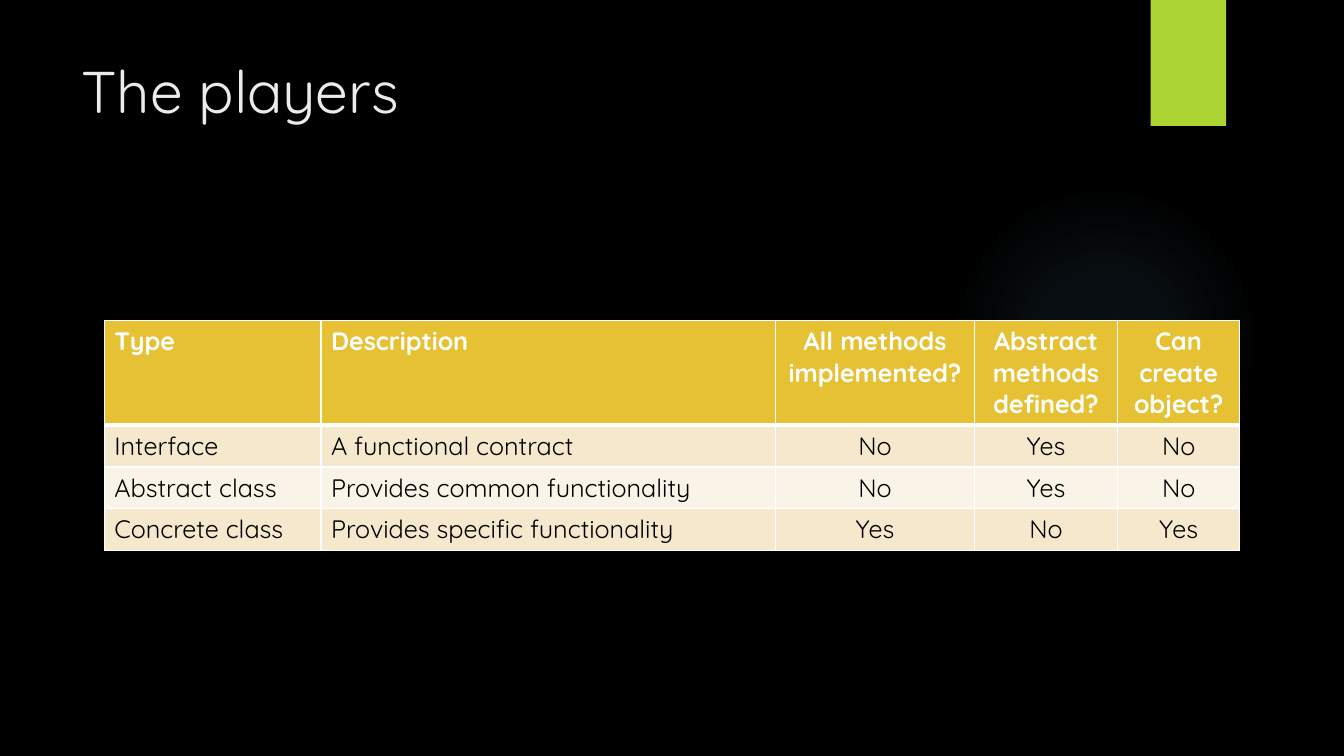
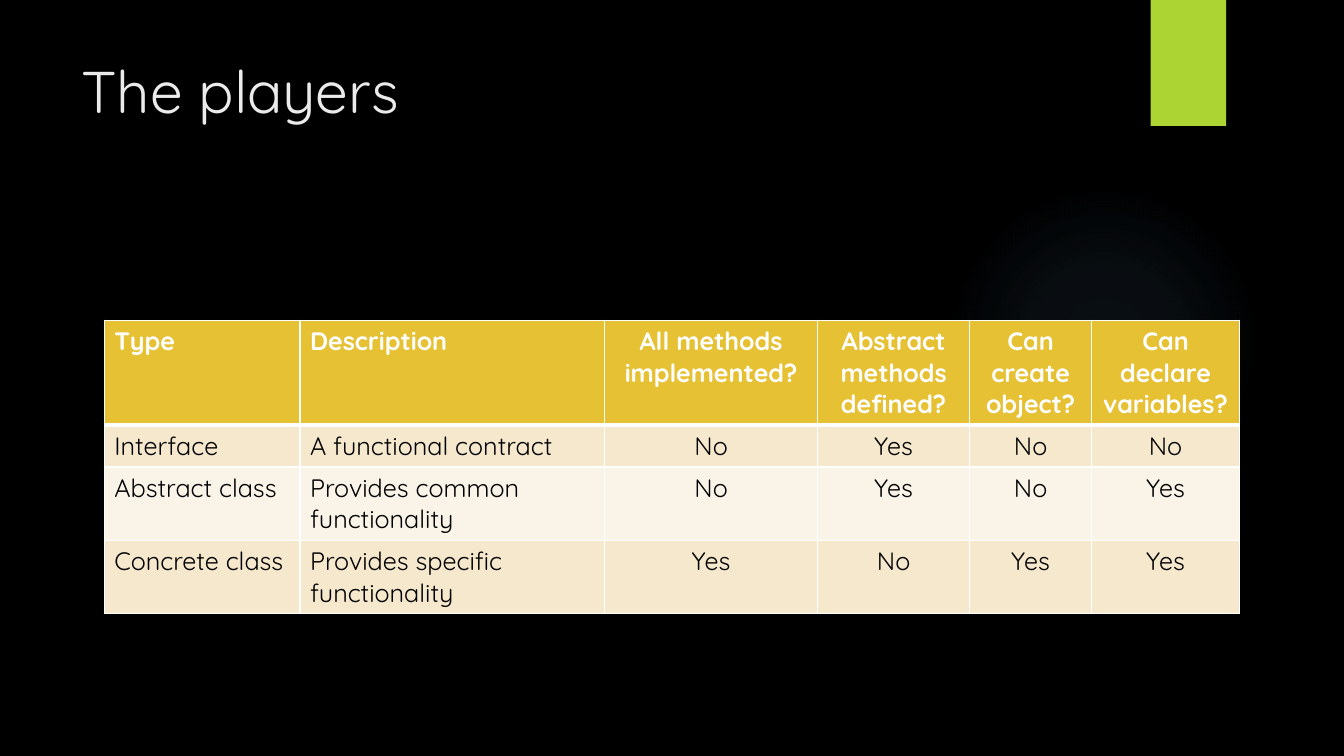
Before and after one commit to DrOldGuy/object-oriented-programming, a slide deck: slide 2 of The Shape of OOP.pptx. Drawn at 1344x756 pixels with LibreOffice and Linux fonts; fonts in the diff are those of the drawing; background and template pictures are left out. Boxes give left, top, right and bottom in pixels: in the first picture for what was removed or moved away, otherwise in the second. Text is boxed around its words. In the diff, an @@ line names an element or a change of style, - is before the commit and + after.

Commit message:
Added to table

```diff
--- a/The Shape of OOP.pptx
+++ b/The Shape of OOP.pptx
@@ table at (104, 321, 1239, 611) @@
+column 6: Can declare variables? | No | Yes | Yes
```
